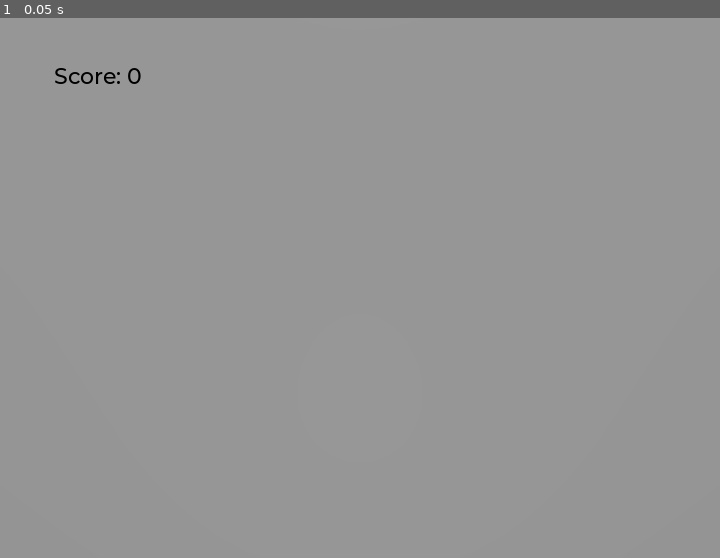
Above: before the commit, frame 1.
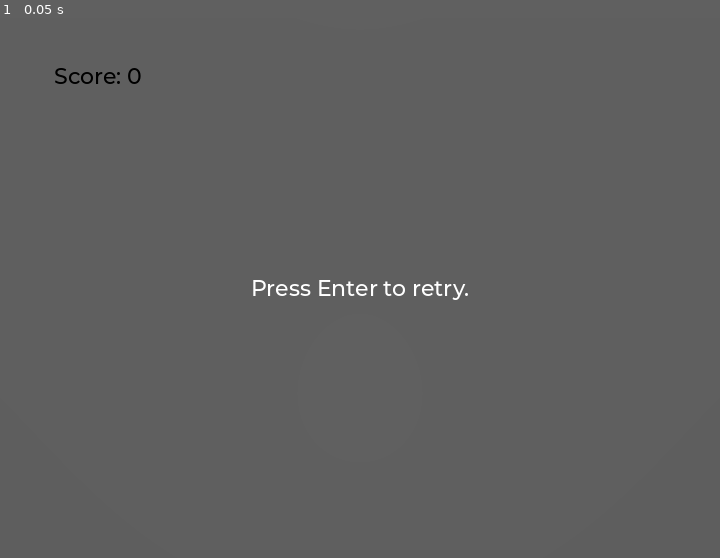
Above: after the commit, the same moment.

Repository: NishTheFish-dev/godot-experiment-3d
Game: Godot game, scene res://main.tscn
Same seed, same stepped clock (60 frames per second), same inputs: the game is played once before the commit and once after it. The project has no main scene, so this scene is started directly.
Inputs:
- Up to frame 1 (0.05 s): no input

The runs differ from the first frame. In frame 1, 100% of the frame differs, in the area x 0-100%, y 0-100%.

Commit message:
finished 3d game

Diff:
--- a/squash_the_creeps_start_1.1.0/squash_the_creeps_start_1.1.0/Mob.gd
+++ b/squash_the_creeps_start_1.1.0/squash_the_creeps_start_1.1.0/Mob.gd
@@ -28,6 +28,8 @@
 	# in order to move in the direction the mob is looking.
 	velocity = velocity.rotated(Vector3.UP, rotation.y)
 
+	$AnimationPlayer.speed_scale = random_speed / min_speed
+
 func _on_visible_on_screen_notifier_3d_screen_exited():
 	queue_free()
 
--- /dev/null
+++ b/squash_the_creeps_start_1.1.0/squash_the_creeps_start_1.1.0/MusicPlayer.tscn
@@ -0,0 +1,7 @@
+[gd_scene load_steps=2 format=3 uid="uid://c1dg0mhn04w62"]
+
+[ext_resource type="AudioStream" uid="uid://cf5biiamiffcp" path="res://art/House In a Forest Loop.ogg" id="1_l3nku"]
+
+[node name="MusicPlayer" type="AudioStreamPlayer"]
+stream = ExtResource("1_l3nku")
+autoplay = true
--- a/squash_the_creeps_start_1.1.0/squash_the_creeps_start_1.1.0/main.gd
+++ b/squash_the_creeps_start_1.1.0/squash_the_creeps_start_1.1.0/main.gd
@@ -2,6 +2,8 @@
 
 @export var mob_scene: PackedScene
 
+func _ready():
+	$UserInterface/Retry.hide()
 
 func _on_mob_timer_timeout():
 	# Create a new instance of the Mob scene.
@@ -24,3 +26,8 @@
 
 func _on_player_hit():
 	$MobTimer.stop()
+	$UserInterface/Retry.show()
+
+func _unhandled_input(event):
+	if event.is_action_pressed(("ui_accept")) and $UserInterface/Retry.visible:
+		get_tree().reload_current_scene()
--- a/squash_the_creeps_start_1.1.0/squash_the_creeps_start_1.1.0/main.tscn
+++ b/squash_the_creeps_start_1.1.0/squash_the_creeps_start_1.1.0/main.tscn
@@ -87,9 +87,11 @@
 
 [node name="UserInterface" type="Control" parent="."]
 layout_mode = 3
-anchors_preset = 0
-offset_right = 40.0
-offset_bottom = 40.0
+anchors_preset = 15
+anchor_right = 1.0
+anchor_bottom = 1.0
+grow_horizontal = 2
+grow_vertical = 2
 theme = SubResource("Theme_a0dkr")
 
 [node name="ScoreLabel" type="Label" parent="UserInterface"]
@@ -102,5 +104,29 @@
 text = "Score: 0"
 script = ExtResource("5_o55i0")
 
+[node name="Retry" type="ColorRect" parent="UserInterface"]
+layout_mode = 1
+anchors_preset = 15
+anchor_right = 1.0
+anchor_bottom = 1.0
+grow_horizontal = 2
+grow_vertical = 2
+color = Color(0, 0, 0, 0.364706)
+
+[node name="Label" type="Label" parent="UserInterface/Retry"]
+layout_mode = 1
+anchors_preset = 8
+anchor_left = 0.5
+anchor_top = 0.5
+anchor_right = 0.5
+anchor_bottom = 0.5
+offset_left = -109.0
+offset_top = -14.0
+offset_right = 109.0
+offset_bottom = 14.0
+grow_horizontal = 2
+grow_vertical = 2
+text = "Press Enter to retry."
+
 [connection signal="hit" from="Player" to="." method="_on_player_hit"]
 [connection signal="timeout" from="MobTimer" to="." method="_on_mob_timer_timeout"]
--- a/squash_the_creeps_start_1.1.0/squash_the_creeps_start_1.1.0/mob.tscn
+++ b/squash_the_creeps_start_1.1.0/squash_the_creeps_start_1.1.0/mob.tscn
@@ -1,10 +1,72 @@
-[gd_scene load_steps=4 format=3 uid="uid://b7sx00vmuh4d7"]
+[gd_scene load_steps=7 format=3 uid="uid://b7sx00vmuh4d7"]
 
 [ext_resource type="Script" path="res://Mob.gd" id="1_mlyfm"]
 [ext_resource type="PackedScene" uid="uid://c6ipbrtpkg4jk" path="res://art/mob.glb" id="2_lpa4h"]
 
 [sub_resource type="BoxShape3D" id="BoxShape3D_epuk7"]
 size = Vector3(1.4785, 0.718414, 2.08929)
+
+[sub_resource type="Animation" id="Animation_sipqv"]
+length = 0.001
+tracks/0/type = "value"
+tracks/0/imported = false
+tracks/0/enabled = true
+tracks/0/path = NodePath("Pivot/Character:position")
+tracks/0/interp = 1
+tracks/0/loop_wrap = true
+tracks/0/keys = {
+"times": PackedFloat32Array(0),
+"transitions": PackedFloat32Array(1),
+"update": 0,
+"values": [Vector3(0, 0, 0)]
+}
+tracks/1/type = "value"
+tracks/1/imported = false
+tracks/1/enabled = true
+tracks/1/path = NodePath("Pivot/Character:rotation")
+tracks/1/interp = 1
+tracks/1/loop_wrap = true
+tracks/1/keys = {
+"times": PackedFloat32Array(0),
+"transitions": PackedFloat32Array(1),
+"update": 0,
+"values": [Vector3(0, 0, 0)]
+}
+
+[sub_resource type="Animation" id="Animation_ytay1"]
+resource_name = "float"
+length = 1.2
+loop_mode = 1
+tracks/0/type = "value"
+tracks/0/imported = false
+tracks/0/enabled = true
+tracks/0/path = NodePath("Pivot/Character:position")
+tracks/0/interp = 1
+tracks/0/loop_wrap = true
+tracks/0/keys = {
+"times": PackedFloat32Array(0.3, 0.7, 1.2),
+"transitions": PackedFloat32Array(0.406126, 0.554785, 2.07053),
+"update": 0,
+"values": [Vector3(0, 0, 0), Vector3(0, 0.65, 0), Vector3(0, 0.35, 0)]
+}
+tracks/1/type = "value"
+tracks/1/imported = false
+tracks/1/enabled = true
+tracks/1/path = NodePath("Pivot/Character:rotation")
+tracks/1/interp = 1
+tracks/1/loop_wrap = true
+tracks/1/keys = {
+"times": PackedFloat32Array(0.1, 0.5, 1.2),
+"transitions": PackedFloat32Array(0.406126, 0.554785, 2.07053),
+"update": 0,
+"values": [Vector3(0, 0, 0), Vector3(0.139626, 0, 0), Vector3(-0.15708, 0, 0)]
+}
+
+[sub_resource type="AnimationLibrary" id="AnimationLibrary_bxanp"]
+_data = {
+"RESET": SubResource("Animation_sipqv"),
+"float": SubResource("Animation_ytay1")
+}
 
 [node name="Mob" type="CharacterBody3D" groups=["mob"]]
 collision_layer = 2
@@ -22,4 +84,10 @@
 [node name="VisibleOnScreenNotifier3D" type="VisibleOnScreenNotifier3D" parent="."]
 aabb = AABB(-1.20352, -0.497482, -1.91436, 2.40703, 1.4686, 3.82873)
 
+[node name="AnimationPlayer" type="AnimationPlayer" parent="."]
+libraries = {
+"": SubResource("AnimationLibrary_bxanp")
+}
+autoplay = "float"
+
 [connection signal="screen_exited" from="VisibleOnScreenNotifier3D" to="." method="_on_visible_on_screen_notifier_3d_screen_exited"]
--- a/squash_the_creeps_start_1.1.0/squash_the_creeps_start_1.1.0/player.gd
+++ b/squash_the_creeps_start_1.1.0/squash_the_creeps_start_1.1.0/player.gd
@@ -2,7 +2,7 @@
 
 signal hit
 
-# How fast the player moves in meters per second
+# How fast the player moves in meters per second.
 @export var speed = 14
 # The downward acceleration while in the air, in meters per second squared.
 @export var fall_acceleration = 75
@@ -31,17 +31,20 @@
 	if Input.is_action_pressed("move_forward"):
 		direction.z = direction.z - 1
 
-	# Prevent diagonal moving fast af
+	# Prevent diagonal movement being very fast
 	if direction != Vector3.ZERO:
 		direction = direction.normalized()
-		$Pivot.look_at(position + direction, Vector3.UP)
+		$Pivot.look_at(position + direction,Vector3.UP)
+		$AnimationPlayer.speed_scale = 4
+	else:
+		$AnimationPlayer.speed_scale = 1
 
 	# Ground Velocity
 	target_velocity.x = direction.x * speed
 	target_velocity.z = direction.z * speed
 
 	# Vertical Velocity
-	if not is_on_floor(): # If in the air, fall towards the floor. Literally gravity
+	if not is_on_floor(): # If in the air, fall towards the floor
 		target_velocity.y = target_velocity.y - (fall_acceleration * delta)
 
 	# Jumping.
@@ -73,6 +76,8 @@
 	velocity = target_velocity
 	move_and_slide()
 
+	$Pivot.rotation.x = PI / 6 * velocity.y / jump_impulse
+
 # And this function at the bottom.
 func die():
 	hit.emit()
--- a/squash_the_creeps_start_1.1.0/squash_the_creeps_start_1.1.0/player.tscn
+++ b/squash_the_creeps_start_1.1.0/squash_the_creeps_start_1.1.0/player.tscn
@@ -9,6 +9,68 @@
 [sub_resource type="CylinderShape3D" id="CylinderShape3D_bvkrd"]
 height = 0.153856
 radius = 1.00921
+
+[sub_resource type="Animation" id="Animation_sipqv"]
+length = 0.001
+tracks/0/type = "value"
+tracks/0/imported = false
+tracks/0/enabled = true
+tracks/0/path = NodePath("Pivot/Character:position")
+tracks/0/interp = 1
+tracks/0/loop_wrap = true
+tracks/0/keys = {
+"times": PackedFloat32Array(0),
+"transitions": PackedFloat32Array(1),
+"update": 0,
+"values": [Vector3(0, 0, 0)]
+}
+tracks/1/type = "value"
+tracks/1/imported = false
+tracks/1/enabled = true
+tracks/1/path = NodePath("Pivot/Character:rotation")
+tracks/1/interp = 1
+tracks/1/loop_wrap = true
+tracks/1/keys = {
+"times": PackedFloat32Array(0),
+"transitions": PackedFloat32Array(1),
+"update": 0,
+"values": [Vector3(0, 0, 0)]
+}
+
+[sub_resource type="Animation" id="Animation_ytay1"]
+resource_name = "float"
+length = 1.2
+loop_mode = 1
+tracks/0/type = "value"
+tracks/0/imported = false
+tracks/0/enabled = true
+tracks/0/path = NodePath("Pivot/Character:position")
+tracks/0/interp = 1
+tracks/0/loop_wrap = true
+tracks/0/keys = {
+"times": PackedFloat32Array(0.3, 0.7, 1.2),
+"transitions": PackedFloat32Array(0.406126, 0.554785, 2.07053),
+"update": 0,
+"values": [Vector3(0, 0, 0), Vector3(0, 0.65, 0), Vector3(0, 0.35, 0)]
+}
+tracks/1/type = "value"
+tracks/1/imported = false
+tracks/1/enabled = true
+tracks/1/path = NodePath("Pivot/Character:rotation")
+tracks/1/interp = 1
+tracks/1/loop_wrap = true
+tracks/1/keys = {
+"times": PackedFloat32Array(0.1, 0.5, 1.2),
+"transitions": PackedFloat32Array(0.406126, 0.554785, 2.07053),
+"update": 0,
+"values": [Vector3(0, 0, 0), Vector3(0.139626, 0, 0), Vector3(-0.15708, 0, 0)]
+}
+
+[sub_resource type="AnimationLibrary" id="AnimationLibrary_bxanp"]
+_data = {
+"RESET": SubResource("Animation_sipqv"),
+"float": SubResource("Animation_ytay1")
+}
 
 [node name="Player" type="CharacterBody3D"]
 collision_mask = 6
@@ -30,4 +92,10 @@
 transform = Transform3D(1, 0, 0, 0, 1, 0, 0, 0, 1, 0, 0.546983, 0)
 shape = SubResource("CylinderShape3D_bvkrd")
 
+[node name="AnimationPlayer" type="AnimationPlayer" parent="."]
+libraries = {
+"": SubResource("AnimationLibrary_bxanp")
+}
+autoplay = "float"
+
 [connection signal="body_entered" from="MobDetector" to="." method="_on_mob_detector_body_entered"]
--- a/squash_the_creeps_start_1.1.0/squash_the_creeps_start_1.1.0/project.godot
+++ b/squash_the_creeps_start_1.1.0/squash_the_creeps_start_1.1.0/project.godot
@@ -13,6 +13,10 @@
 config/name="Squash the Creeps (3D)"
 config/features=PackedStringArray("4.2")
 config/icon="res://icon.png"
+
+[autoload]
+
+MusicPlayer="*res://MusicPlayer.tscn"
 
 [display]
 
Not shown: 1 places in squash_the_creeps_start_1.1.0/squash_the_creeps_start_1.1.0/player.tscn that only renumber resources
